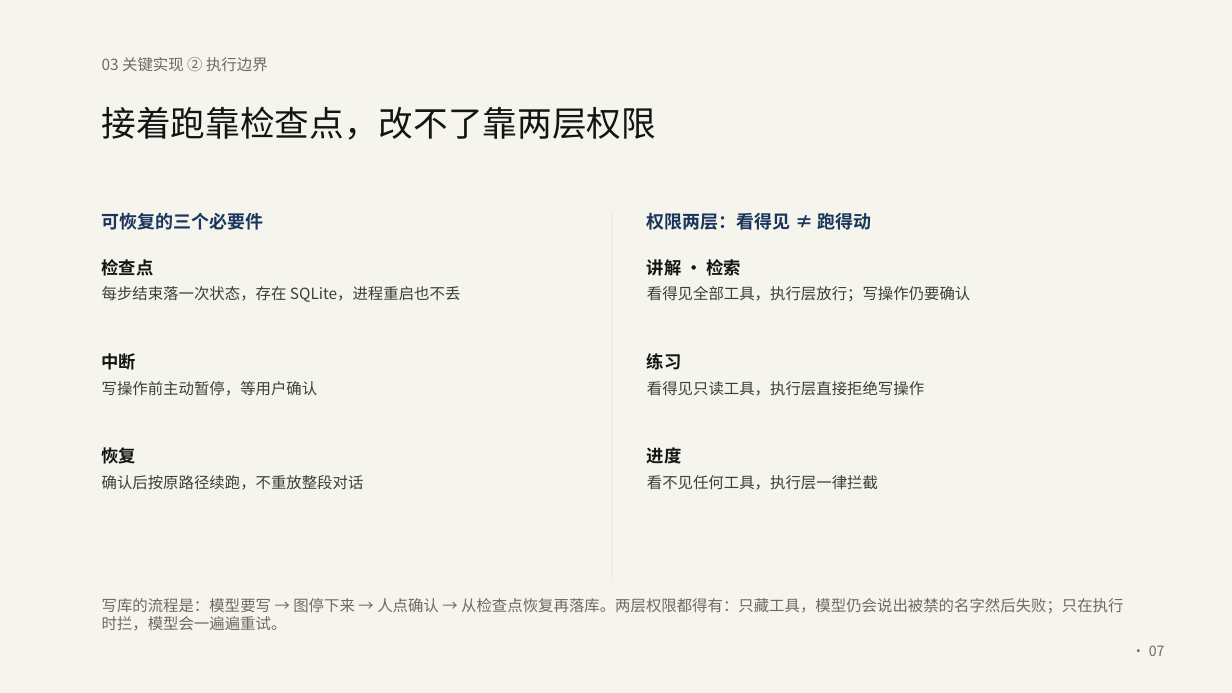
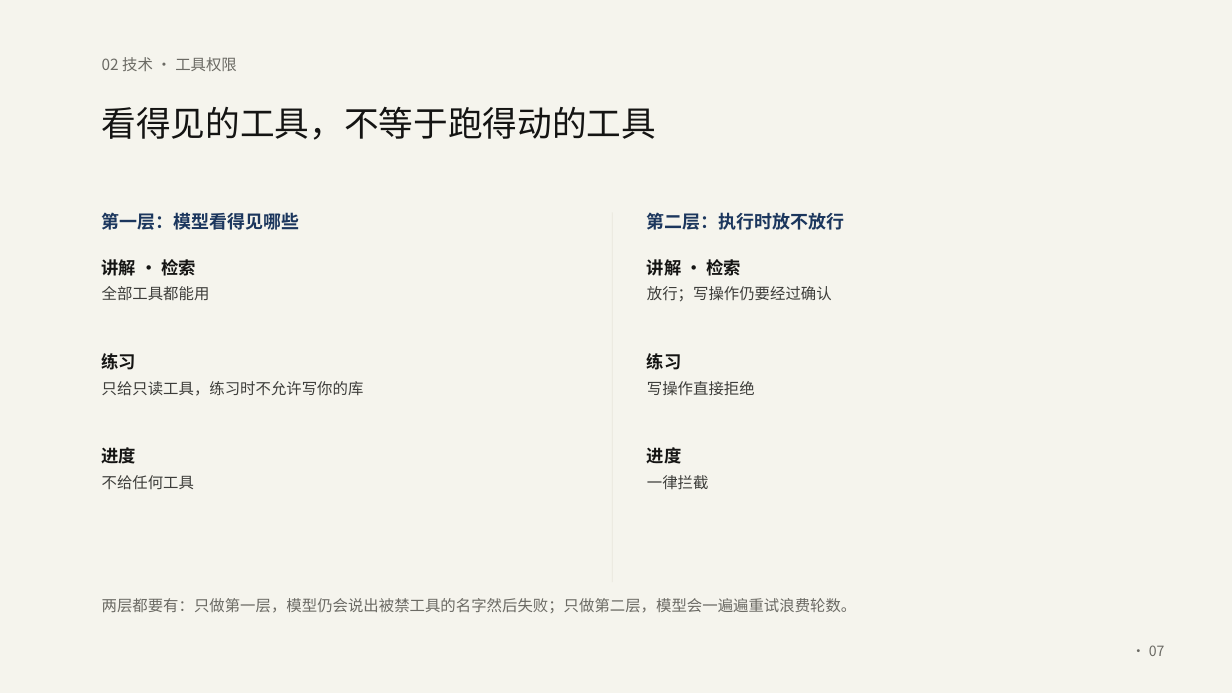
Before and after one commit to Baicaicn23/StudyGraph, a slide deck: slide 7 of docs/作品集/参赛/知迹答辩/知迹答辩.pptx. Drawn at 1232x693 pixels with LibreOffice and Linux fonts; fonts in the diff are those of the drawing. Boxes give left, top, right and bottom in pixels: in the first picture for what was removed or moved away, otherwise in the second. Text is boxed around its words. In the diff, an @@ line names an element or a change of style, - is before the commit and + after.

Commit message:
feat(参赛): PPT 重排为 13 页——背景与技术严格分开，技术项一项一页
用户要求背景与技术不混。核对后发现三个技术在原 PPT 上完全缺失（代码里都有）：
工具调用（9 个工具）、MCP、联网搜索 —— 全部补上。

- 13 页四段：背景 2 页（三件事 / 一周里发生的事）→ 技术 6 页（回合编排 / 工具调用 /
  工具权限 / 检索 / MCP / 联网搜索，一项一页）→ 应用与验证 1 页 → 边界与收束 2 页
- 背景段只讲用户视角：做什么、典型一周怎么用
- 技术段每页给「是什么 / 我们怎么做的 / 换来什么或代价」，脚注一句话收口
- 01-作品说明：文首标明「背景（一二四）/ 技术（三五六）」两段，技术亮点补工具调用与联网搜索
- 页名 13 条同步，13/13 落盘，validate 无错

```diff
--- a/docs/作品集/参赛/知迹答辩/知迹答辩.pptx
+++ b/docs/作品集/参赛/知迹答辩/知迹答辩.pptx
@@ text at (102, 57, 237, 71): text changed @@
-03 关键实现 ② 执行边界
+02 技术 · 工具权限
@@ text at (102, 106, 657, 140): text changed @@
-接着跑靠检查点，改不了靠两层权限
+看得见的工具，不等于跑得动的工具
@@ text at (102, 212, 300, 230): text changed @@
-可恢复的三个必要件
+第一层：模型看得见哪些
@@ text at (647, 212, 845, 230): text changed @@
-权限两层：看得见 ≠ 跑得动
+第二层：执行时放不放行
@@ text at (102, 259, 196, 276): text changed @@
-检查点
+讲解 · 检索
@@ text at (102, 286, 210, 300): text changed @@
-每步结束落一次状态，存在 SQLite，进程重启也不丢
+全部工具都能用
@@ text at (647, 286, 832, 302): text changed @@
-看得见全部工具，执行层放行；写操作仍要确认
+放行；写操作仍要经过确认
@@ text at (102, 353, 137, 370): text changed @@
-中断
+练习
@@ text at (102, 381, 364, 396): text changed @@
-写操作前主动暂停，等用户确认
+只给只读工具，练习时不允许写你的库
@@ text at (647, 381, 755, 395): text changed @@
-看得见只读工具，执行层直接拒绝写操作
+写操作直接拒绝
@@ text at (102, 447, 137, 464): text changed @@
-恢复
+进度
@@ text at (102, 475, 194, 490): text changed @@
-确认后按原路径续跑，不重放整段对话
+不给任何工具
@@ text at (647, 475, 709, 490): text changed @@
-看不见任何工具，执行层一律拦截
+一律拦截
@@ text at (102, 598, 857, 613): text changed @@
-写库的流程是：模型要写 → 图停下来 → 人点确认 → 从检查点恢复再落库。两层权限都得有：只藏工具，模型仍会说出被禁的名字然后失败；只在执行时拦，模型会一遍遍重试。
+两层都要有：只做第一层，模型仍会说出被禁工具的名字然后失败；只做第二层，模型会一遍遍重试浪费轮数。
```
Also in this commit, not shown: 8 other slides changed, 4 slides added, 2 slides removed, 3 other files.
